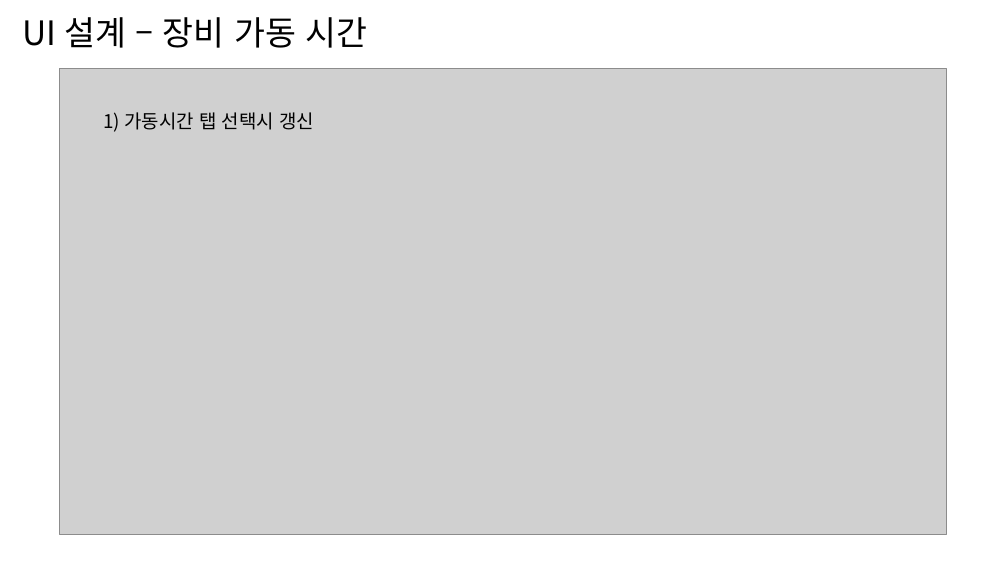
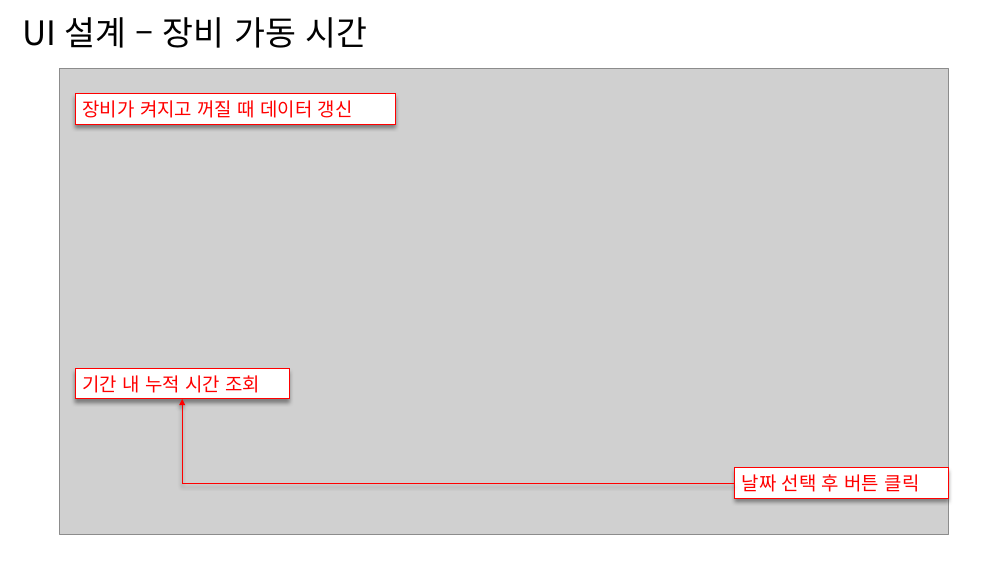
Before and after one commit to djzwns/single-bungle-hwagok-c-, a slide deck: slide 10 of evaluation/공장 관리 시스템.pptx (slide 9 before the commit). Drawn at 1008x567 pixels with LibreOffice and Linux fonts; fonts in the diff are those of the drawing; grey boxes stand for pictures. Boxes give left, top, right and bottom in pixels: in the first picture for what was removed or moved away, otherwise in the second. Text is boxed around its words. In the diff, an @@ line names an element or a change of style, - is before the commit and + after.

```diff
--- a/evaluation/공장 관리 시스템.pptx
+++ b/evaluation/공장 관리 시스템.pptx
@@ rectangle added at <box>75,94,395,124</box>, fill #FFFFFF, outline #FF0000 0.75 pt, 18 pt, text #FF0000 @@
+장비가 켜지고 꺼질 때 데이터 갱신
@@ text removed at <box>103,112,314,132</box> @@
-1) 가동시간 탭 선택시 갱신
@@ rectangle added at <box>75,368,289,399</box>, fill #FFFFFF, outline #FF0000 0.75 pt, 18 pt, text #FF0000 @@
+기간 내 누적 시간 조회
@@ elbow arrow added from (734, 483) to (182, 399), #FF0000 0.5 pt @@
@@ rectangle added at <box>734,468,948,498</box>, fill #FFFFFF, outline #FF0000 0.75 pt, 18 pt, text #FF0000 @@
+날짜 선택 후 버튼 클릭
```
Also in this commit, not shown: 4 other slides changed, 1 slide added, 3 other files.
